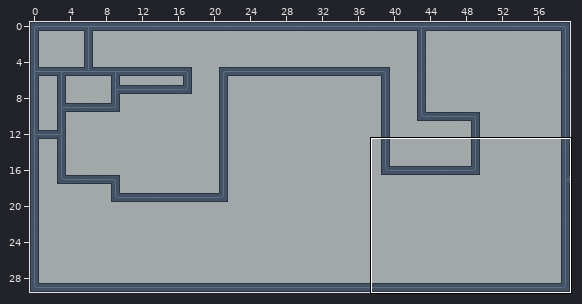
Tiled map, stored at game/assets/tilemaps/level1_.tmx. The picture above shows the old version from afar; the outline marks the close-up.
Close-up. Before the edit:
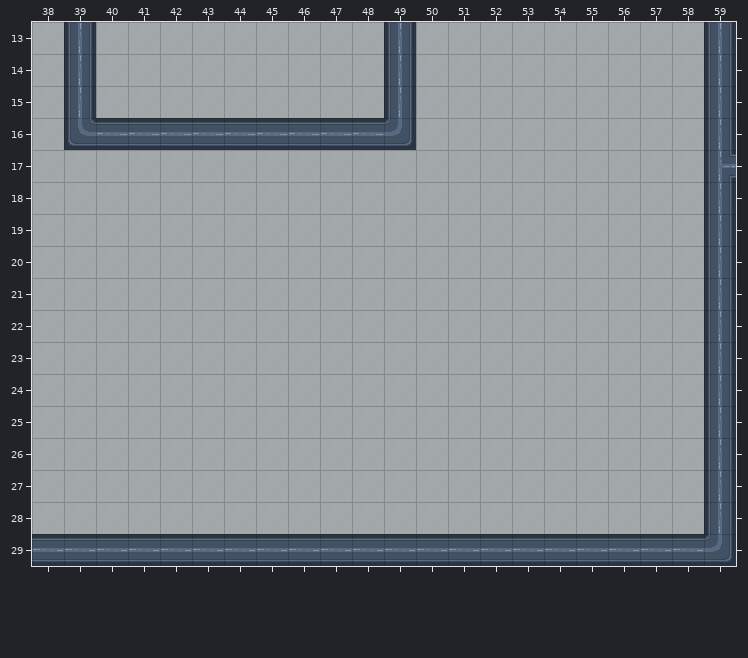
Cells are 32x32 px. Shown: x 38..59, y 13..29. The commit also changed other parts of the map, which this record leaves out.
After:
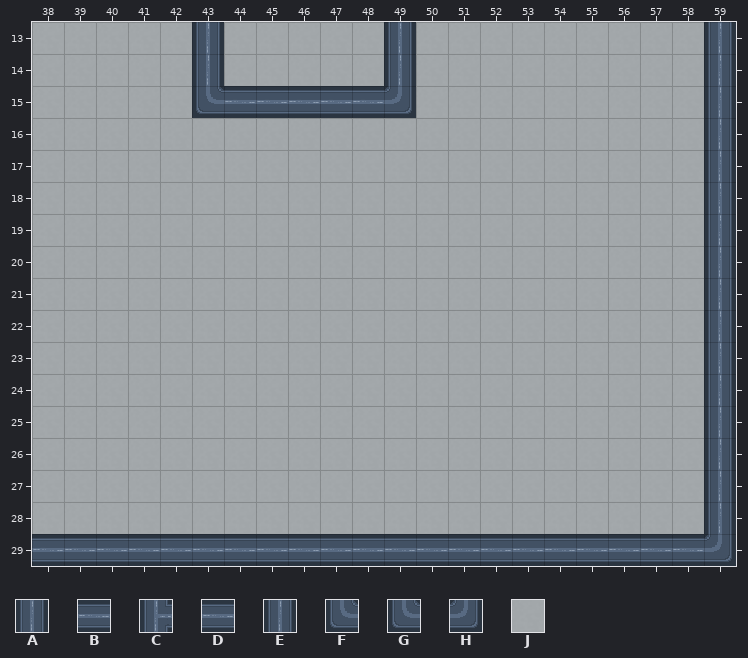
Key: from "flawless": A 4, B 4 turned 270, C 14 turned 270, D 15, E 15 turned 270, F 24 turned 270, G 25, H 35, J 36.
_ is an empty cell.
Tiles replaced or removed in this view: A, B, C, F, H, J.
Difference:
Changed rows in their new state; . is an unchanged cell.
Layer "floor":
first column x 39:
13 J..._......
14 J..._......
15 J..........
16 JJJJJJJJJJJ
Layer "walls":
first column x 39:
13 _...A................
14 _...A................
15 _...GDDDDDH..........
16 ___________..........
17 ....................E
Pixel boxes of the changes (left, top, right, bottom) in both close-ups:
changed: (64, 22, 416, 150)
changed: (722, 154, 736, 178)
